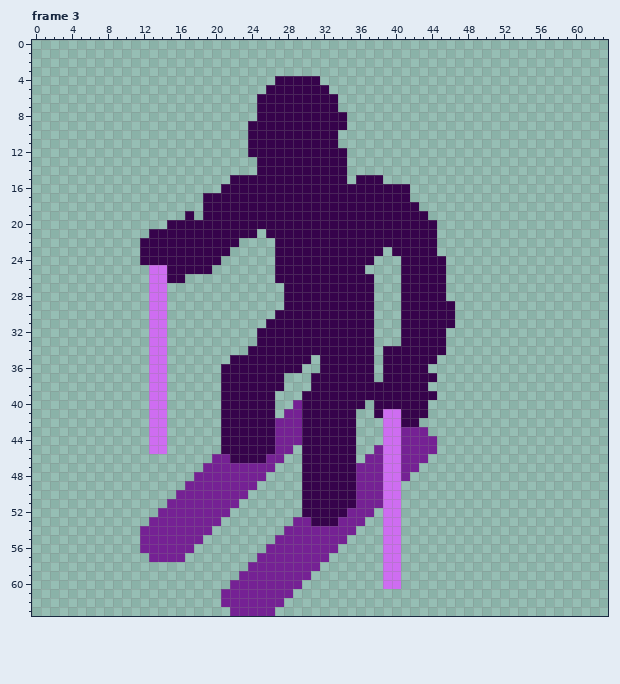
A pixel-art file gets an edit: Assets/Aseprite/PlayerTemplate.aseprite. Above, as it was before the edit.
64x64 pixels, 16 frames. Shown: frame 3. The commit also changed other frames, which this record leaves out.
The same view after the edit:
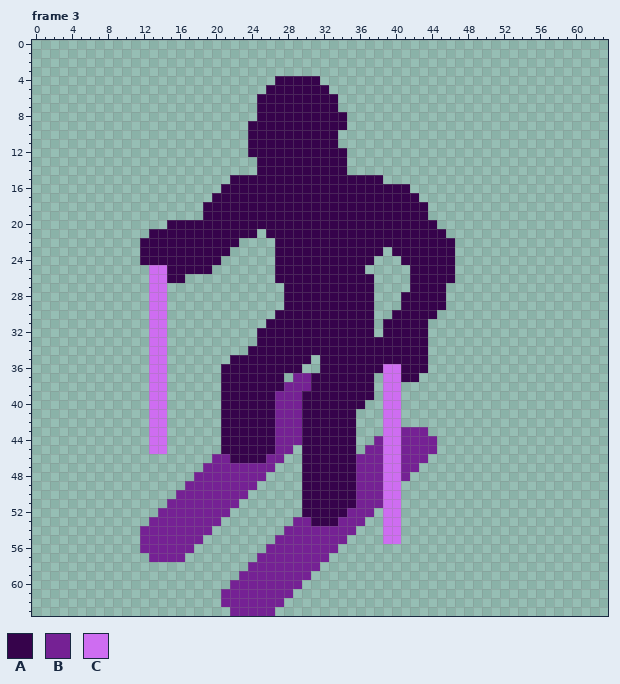
Palette (. is transparent): A #36034b  B #752194  C #ce6df1
The commit says: Devide template aseprite into layers
Difference:
layer "Ski" added
layer "Body" added
layer "Hands" added
layer "Layer 1" removed
Frame 3:
y 15: x 35 . -> A
y 17: x 19 A -> .; x 42 . -> A
y 18: x 43 . -> A
y 19: x 17 A -> .
y 21: x 45 . -> A
y 22..23: x 45..46 .. -> AA
y 24: x 46 . -> A
y 25..26: x 41 A -> .; x 46 . -> A
y 27: x 41 A -> .
y 29: x 46 A -> .
y 30: x 40 . -> A; x 45..46 AA -> ..
y 31: x 39..40 .. -> AA; x 44..46 AAA -> ...
y 32: x 39..40 .. -> AA; x 44..45 AA -> ..
y 33: x 38..40 ... -> AAA; x 44..45 AA -> ..
y 34: x 38 . -> A; x 44..45 AA -> ..
y 35: x 38 . -> A; x 44 A -> .
y 36: x 38..40 .AA -> ACC
y 37: x 29..30 .. -> BB; x 39..40 AA -> CC; x 43..44 AA -> ..
y 38: x 28..30 ... -> BBB; x 38..43 AAAAAA -> .CC...
y 39: x 27..29 ... -> BBB; x 38..44 AAAAAAA -> .CC....
y 40: x 27..28 .. -> BB; x 38..43 AAAAAA -> .CC...
y 41: x 27 . -> B; x 38 A -> .; x 41..43 AAA -> ...
y 42: x 41..42 AA -> ..
y 44: x 38 . -> B
y 45: x 37 . -> B
y 46: x 36 . -> B
y 56..60: x 39..40 CC -> ..
